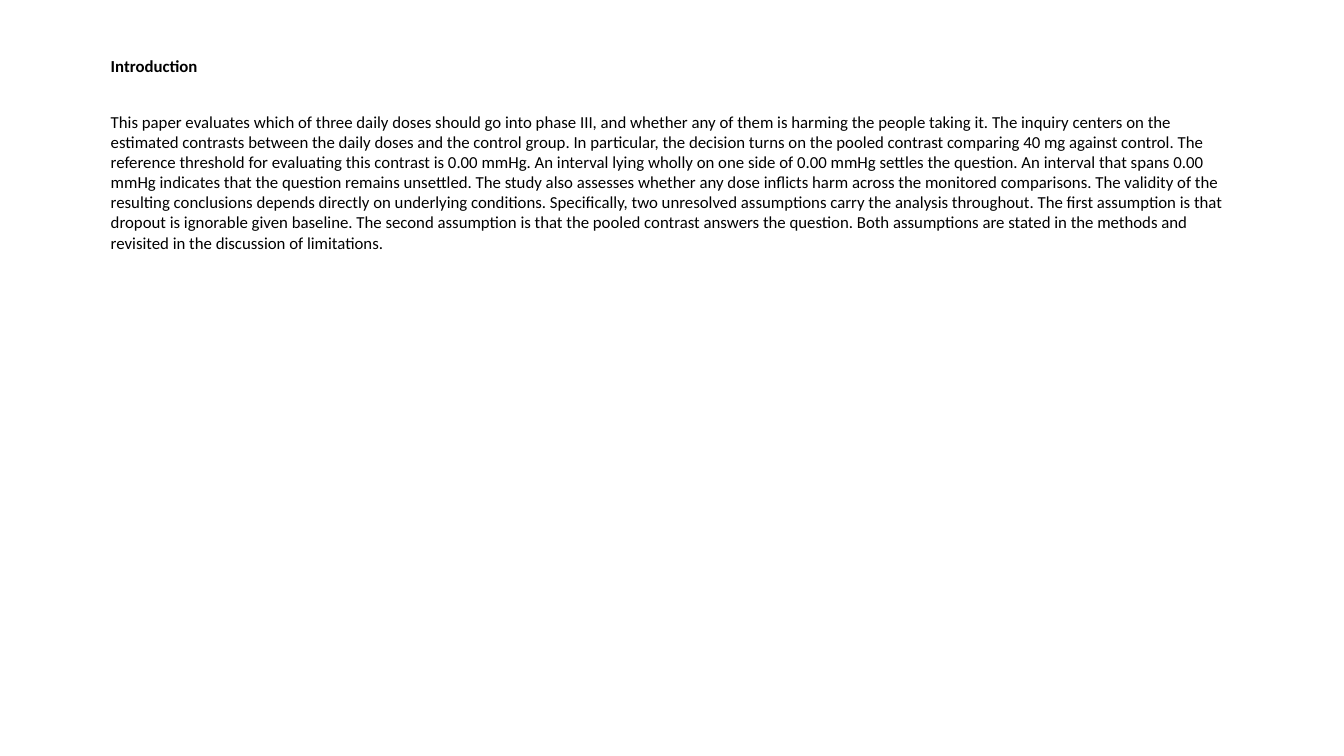
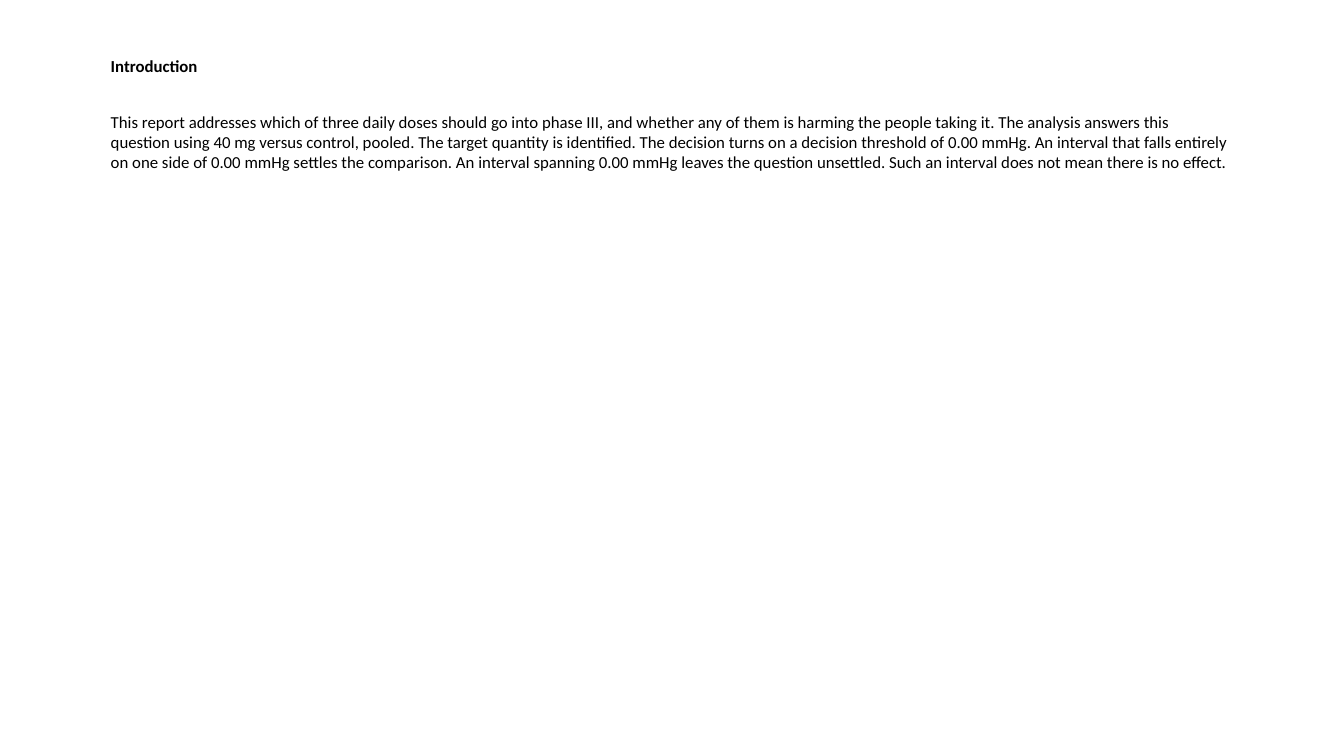
Before and after one commit to redam94/axiom, a slide deck: slide 4 of packages/axiom-dossier/examples/out/hyper3-apa.pptx. Drawn at 1344x756 pixels with LibreOffice and Linux fonts; fonts in the diff are those of the drawing. Boxes give left, top, right and bottom in pixels: in the first picture for what was removed or moved away, otherwise in the second. Text is boxed around its words. In the diff, an @@ line names an element or a change of style, - is before the commit and + after.

```diff
--- a/packages/axiom-dossier/examples/out/hyper3-apa.pptx
+++ b/packages/axiom-dossier/examples/out/hyper3-apa.pptx
@@ text at box(111, 116, 1227, 171): text changed @@
-This paper evaluates which of three daily doses should go into phase III, and whether any of them is harming the people taking it. The inquiry centers on the estimated contrasts between the daily doses and the control group. In particular, the decision turns on the pooled contrast comparing 40 mg against control. The reference threshold for evaluating this contrast is 0.00 mmHg. An interval lying wholly on one side of 0.00 mmHg settles the question. An interval that spans 0.00 mmHg indicates that the question remains unsettled. The study also assesses whether any dose inflicts harm across the monitored comparisons. The validity of the resulting conclusions depends directly on underlying conditions. Specifically, two unresolved assumptions carry the analysis throughout. The first assumption is that dropout is ignorable given baseline. The second assumption is that the pooled contrast answers the question. Both assumptions are stated in the methods and revisited in the discussion of limitations.
+This report addresses which of three daily doses should go into phase III, and whether any of them is harming the people taking it. The analysis answers this question using 40 mg versus control, pooled. The target quantity is identified. The decision turns on a decision threshold of 0.00 mmHg. An interval that falls entirely on one side of 0.00 mmHg settles the comparison. An interval spanning 0.00 mmHg leaves the question unsettled. Such an interval does not mean there is no effect.
```
Also in this commit, not shown: 11 other slides changed, 4 slides added, 1 slide removed, 43 other files.
